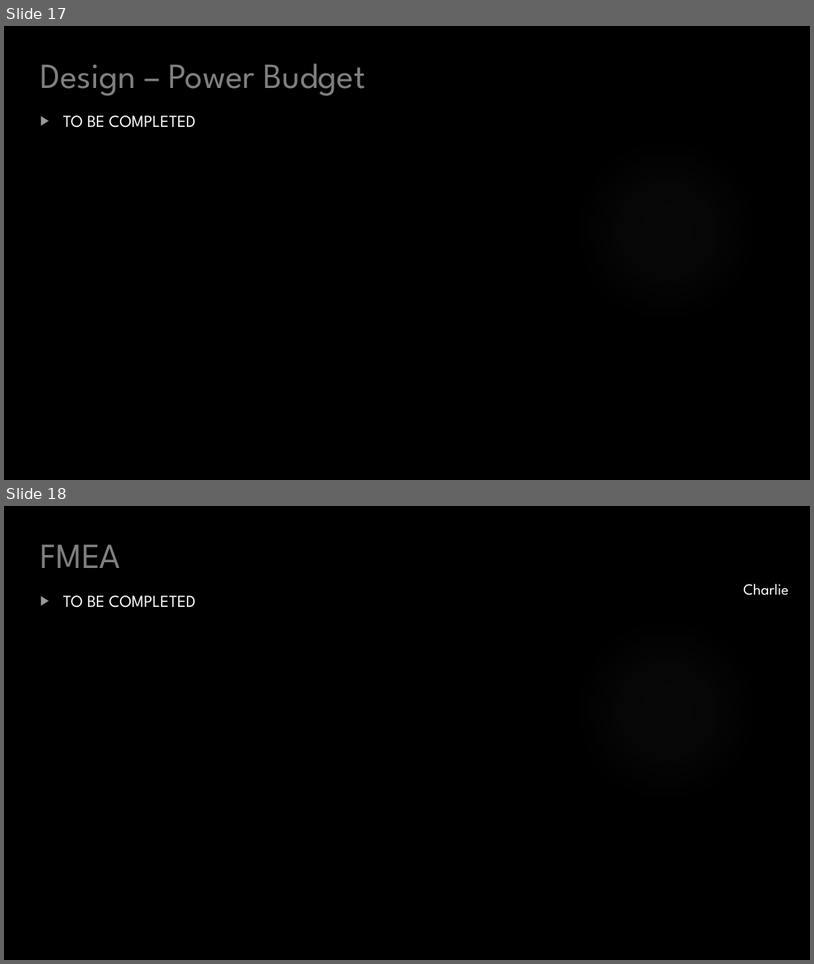
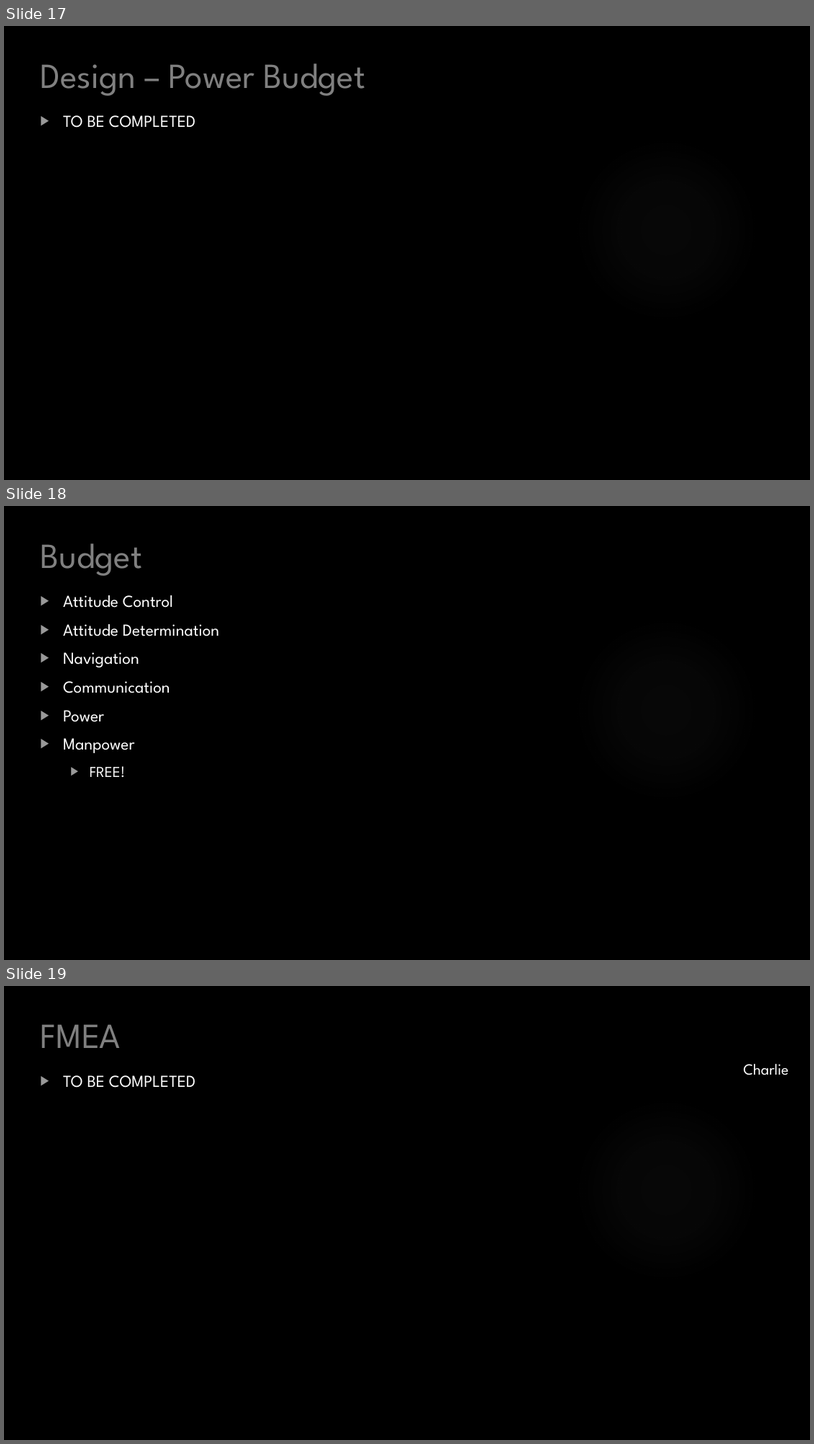
Before and after one commit to HASP-UMN/CubeSat, a slide deck: Presentations/CDR_Presentation.pptx. Shown one above the other, each under a label of ours: slides 17 and 18 before the commit, slides 17, 18 and 19 after it. The pictures are 814x964 and 814x1444 pixels, drawn with LibreOffice and Linux fonts; fonts in the diff are those of the drawing; background and template pictures are left out. Boxes give left, top, right and bottom in pixels: in the first picture for what was removed or moved away, otherwise in the second. Text is boxed around its words. In the diff, an @@ line names an element or a change of style, - is before the commit and + after.

```diff
--- a/Presentations/CDR_Presentation.pptx
+++ b/Presentations/CDR_Presentation.pptx
@@ slide 18 added at (4, 506, 810, 960), background picture (left out); not listed: 1 template element that a slide beside it also shows @@
@@ title added at (40, 543, 142, 576), 42 pt, text #808080 @@
+Budget
@@ text added at (63, 595, 219, 777), 20 pt, text #FFFFFF @@
+▶ Attitude Control
+▶ Attitude Determination
+▶ Navigation
+▶ Communication
+▶ Power
+▶ Manpower
+  ▶ FREE!
@@ what was slide 18 is now slide 19 @@
```
Also in this commit, not shown: 1 other slide added.
